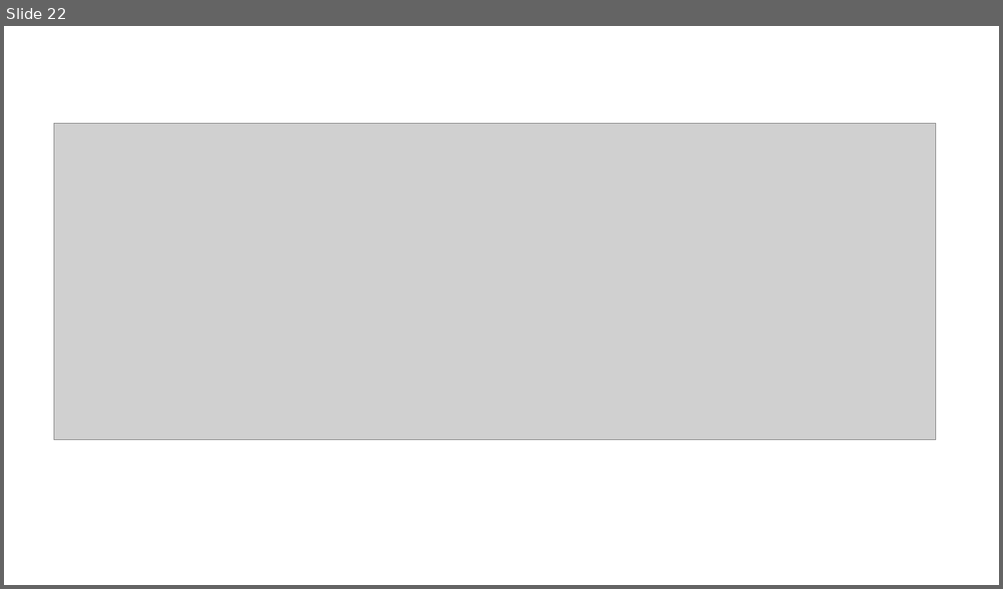
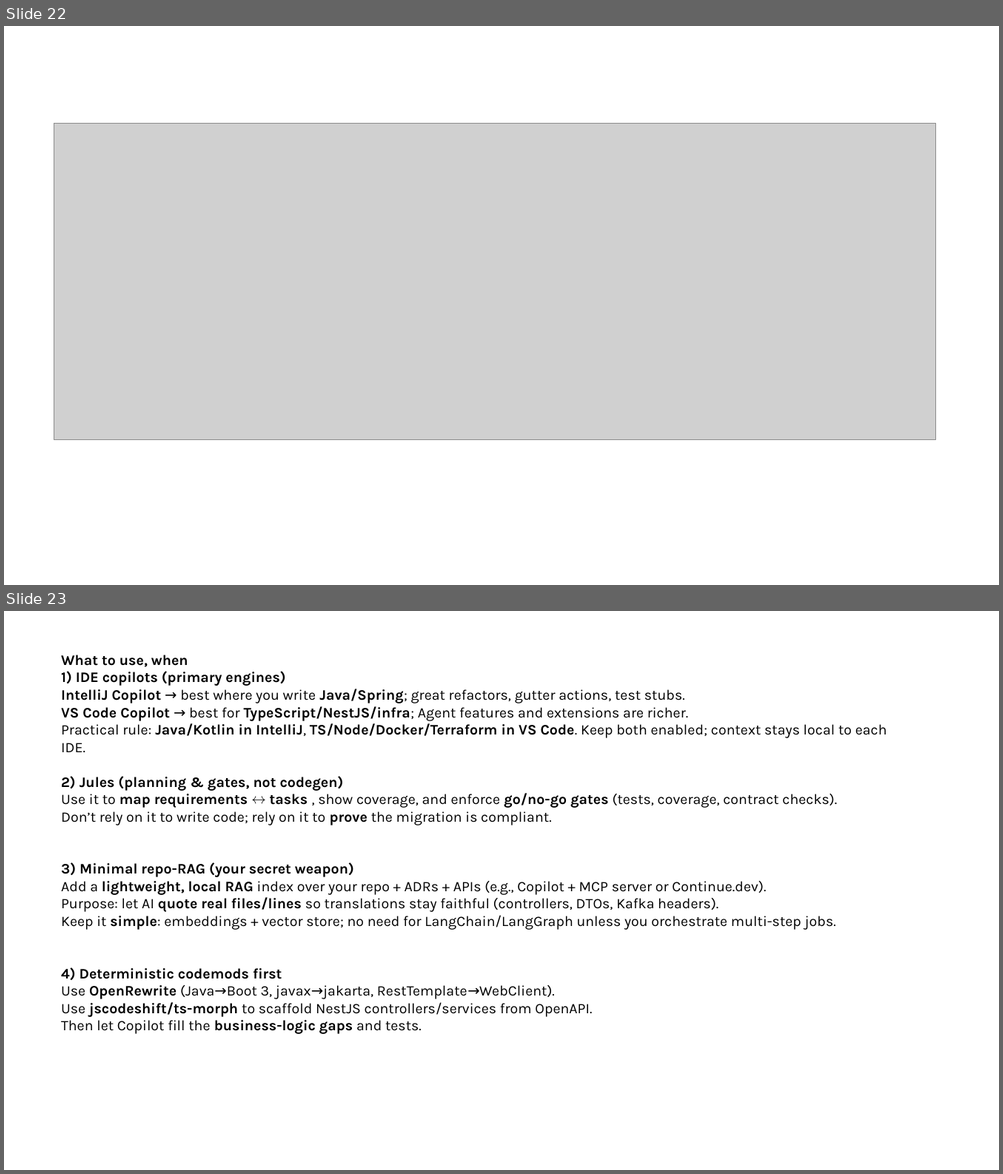
Before and after one commit to naveenvivek/kiroexample, a slide deck: Jules.pptx. Shown one above the other, each under a label of ours: slide 22 before the commit, slides 22 and 23 after it. The pictures are 1003x589 and 1003x1174 pixels, drawn with LibreOffice and Linux fonts; fonts in the diff are those of the drawing; grey boxes stand for pictures. Boxes give left, top, right and bottom in pixels: in the first picture for what was removed or moved away, otherwise in the second. Text is boxed around its words. In the diff, an @@ line names an element or a change of style, - is before the commit and + after.

```diff
--- a/Jules.pptx
+++ b/Jules.pptx
@@ slide 23 added at <box>4,611,999,1170</box>, background #FFFFFF @@
@@ text added at <box>61,655,887,1034</box>, 14 pt, text #000000 @@
+What to use, when
+1) IDE copilots (primary engines)
+IntelliJ Copilot → best where you write Java/Spring; great refactors, gutter actions, test stubs.
+VS Code Copilot → best for TypeScript/NestJS/infra; Agent features and extensions are richer.
+Practical rule: Java/Kotlin in IntelliJ, TS/Node/Docker/Terraform in VS Code. Keep both enabled; context stays local to each IDE.
+2) Jules (planning & gates, not codegen)
+Use it to map requirements ↔ tasks , show coverage, and enforce go/no-go gates (tests, coverage, contract checks).
+Don’t rely on it to write code; rely on it to prove the migration is compliant.
+3) Minimal repo-RAG (your secret weapon)
+Add a lightweight, local RAG index over your repo + ADRs + APIs (e.g., Copilot + MCP server or Continue.dev).
+Purpose: let AI quote real files/lines so translations stay faithful (controllers, DTOs, Kafka headers).
+Keep it simple: embeddings + vector store; no need for LangChain/LangGraph unless you orchestrate multi-step jobs.
+4) Deterministic codemods first
+Use OpenRewrite (Java→Boot 3, javax→jakarta, RestTemplate→WebClient).
+Use jscodeshift/ts-morph to scaffold NestJS controllers/services from OpenAPI.
+Then let Copilot fill the business-logic gaps and tests.
```
Also in this commit, not shown: 1 slide removed.
